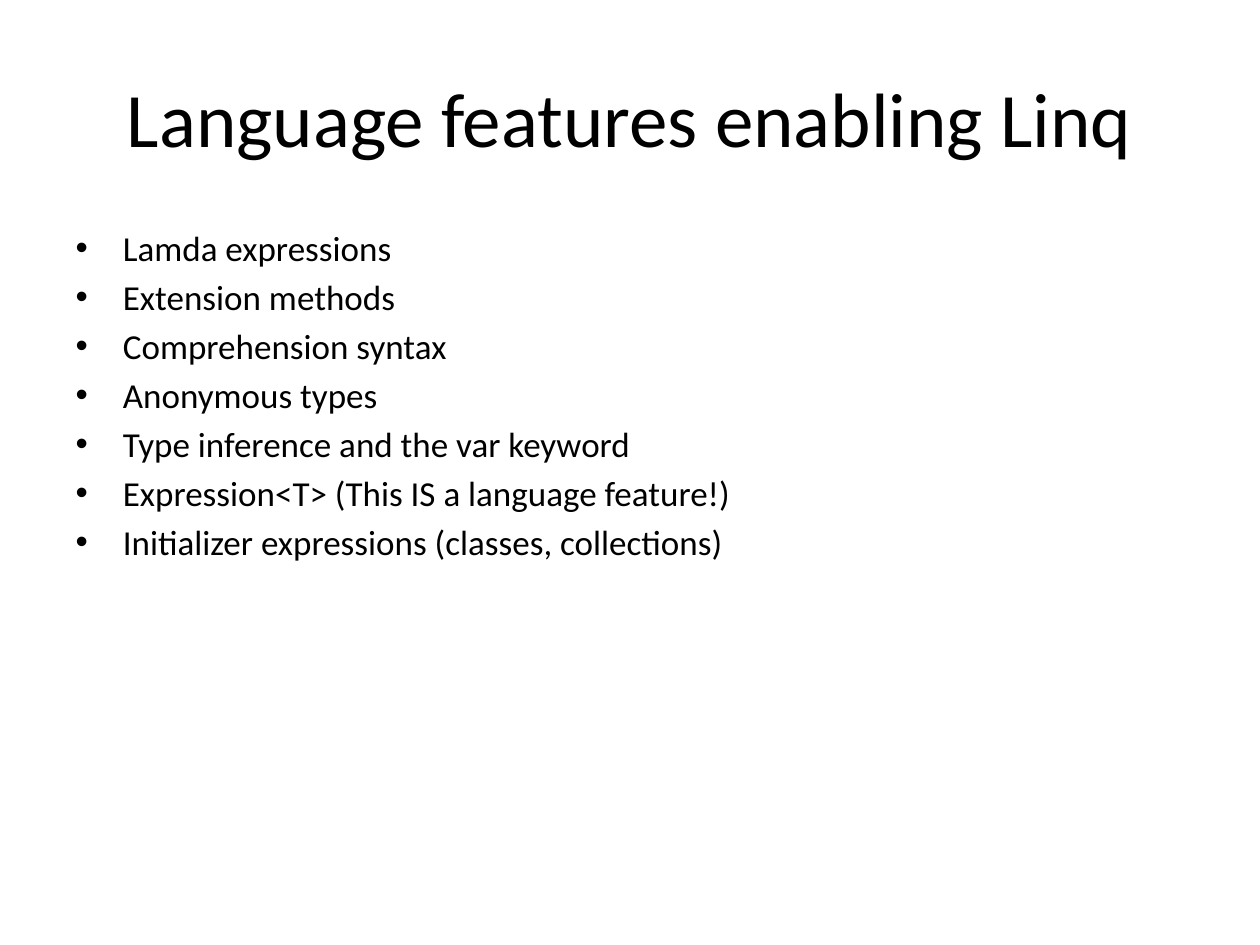
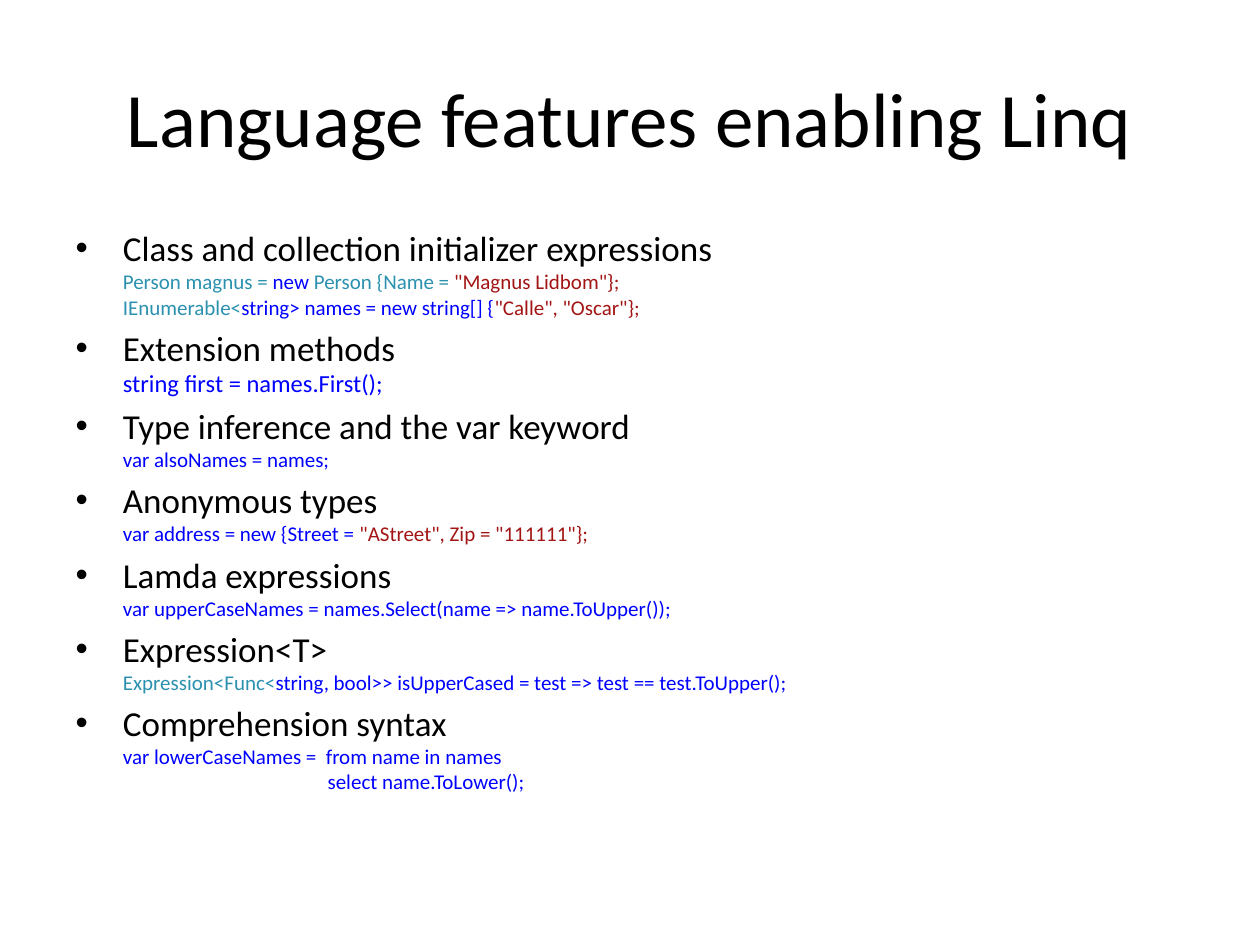
Before and after one commit to mlidbom/CSharpElevate, a slide deck: slide 6 of CSharp3.pptx. Drawn at 1260x945 pixels with LibreOffice and Linux fonts; fonts in the diff are those of the drawing. Boxes give left, top, right and bottom in pixels: in the first picture for what was removed or moved away, otherwise in the second. Text is boxed around its words. In the diff, an @@ line names an element or a change of style, - is before the commit and + after.

Commit message:
Update presentation.

```diff
--- a/CSharp3.pptx
+++ b/CSharp3.pptx
@@ text at (123, 236, 786, 792): text changed; size 20 to 12 pt; text colour #000000 to #0000FF @@
-• Lamda expressions
-• Extension methods
-• Comprehension syntax
-• Anonymous types
-• Type inference and the var keyword
-• Expression<T> (This IS a language feature!)
-• Initializer expressions (classes, collections)
+• Class and collection initializer expressions
+  Person magnus = new Person {Name = "Magnus Lidbom"};
+  IEnumerable<string> names = new string[] {"Calle", "Oscar"};
+• Extension methods
+  string first = names.First();
+• Type inference and the var keyword
+  var alsoNames = names;
+• Anonymous types
+  var address = new {Street = "AStreet", Zip = "111111"};
+• Lamda expressions
+  var upperCaseNames = names.Select(name => name.ToUpper());
+• Expression<T>
+  Expression<Func<string, bool>> isUpperCased = test => test == test.ToUpper();
+• Comprehension syntax
+  var lowerCaseNames = from name in names
+  select name.ToLower();
```
Also in this commit, not shown: 4 other slides changed.
